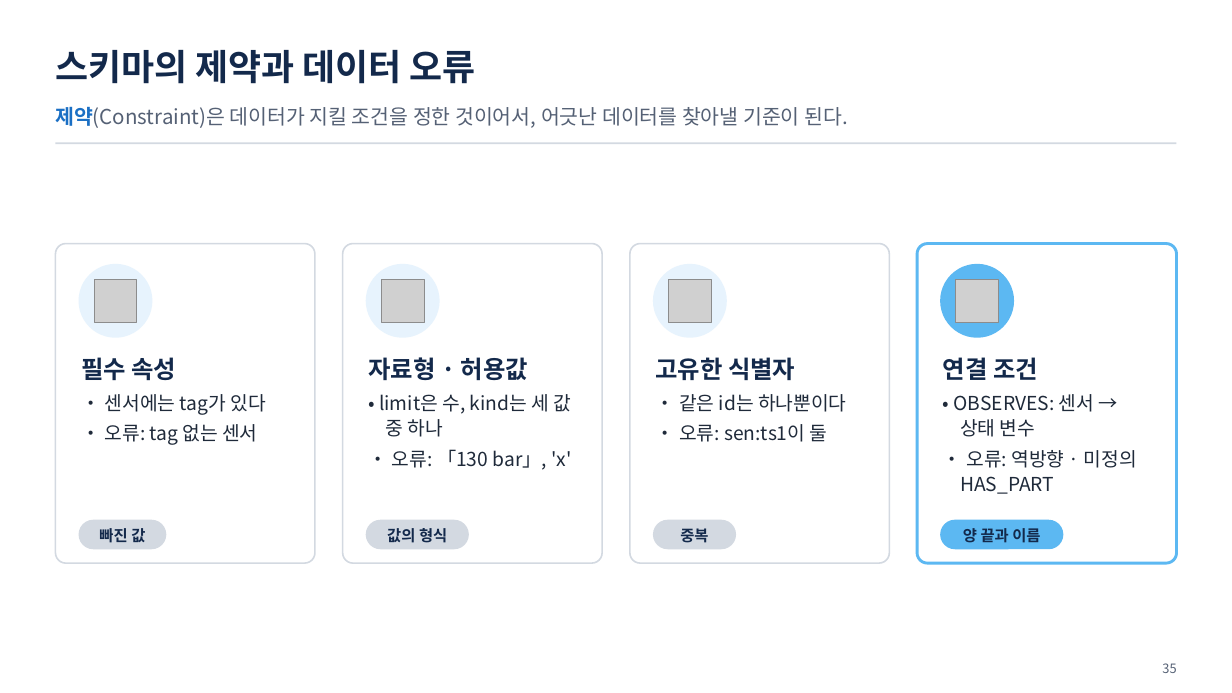
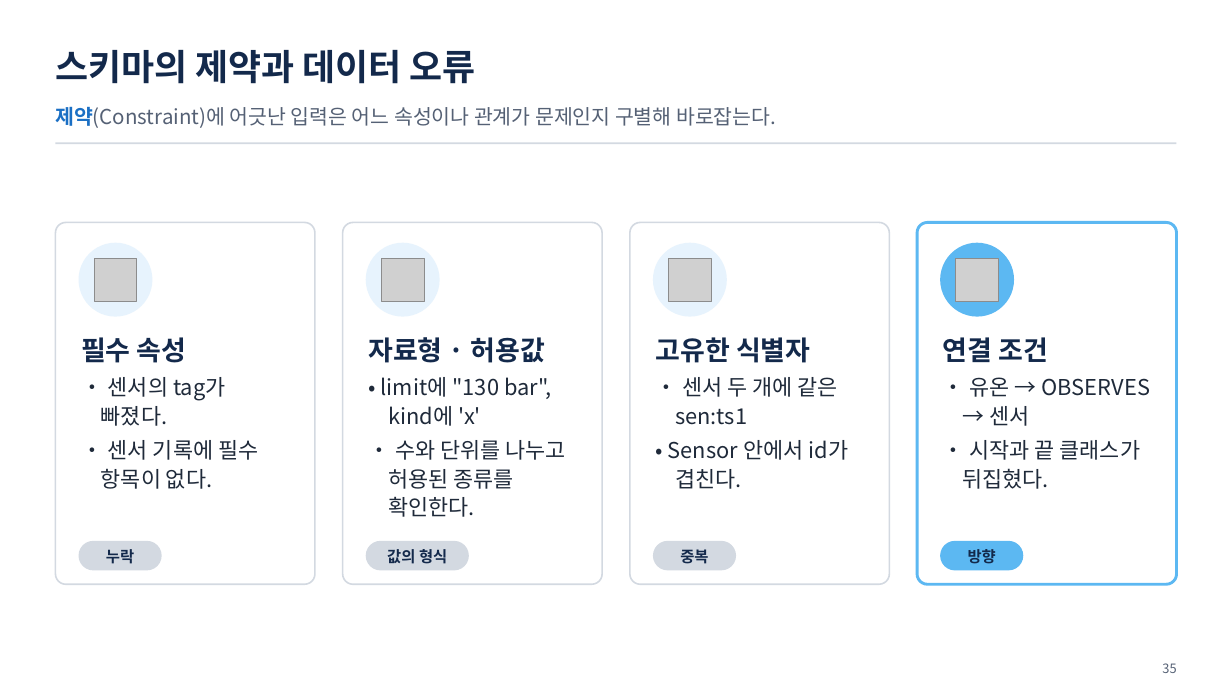
Before and after one commit to uengine-oss/hyd-iot-edu, a slide deck: slide 35 of workspace/강의제작/산출물/통합반/이론/02회차/통합반_02일차.pptx. Drawn at 1232x693 pixels with LibreOffice and Linux fonts; fonts in the diff are those of the drawing; grey boxes stand for pictures. Boxes give left, top, right and bottom in pixels: in the first picture for what was removed or moved away, otherwise in the second. Text is boxed around its words. In the diff, an @@ line names an element or a change of style, - is before the commit and + after.

```diff
--- a/workspace/강의제작/산출물/통합반/이론/02회차/통합반_02일차.pptx
+++ b/workspace/강의제작/산출물/통합반/이론/02회차/통합반_02일차.pptx
@@ text at [55,106,776,128]: text changed @@
-제약(Constraint)은 데이터가 지킬 조건을 정한 것이어서, 어긋난 데이터를 찾아낼 기준이 된다.
+제약(Constraint)에 어긋난 입력은 어느 속성이나 관계가 문제인지 구별해 바로잡는다.
@@ rounded rectangle: place and size @@
-rounded rectangle at [55,244,315,564]
+rounded rectangle at [55,223,315,585]
@@ rounded rectangle: place and size @@
-rounded rectangle at [343,244,603,564]
+rounded rectangle at [343,223,603,585]
@@ rounded rectangle: place and size @@
-rounded rectangle at [630,244,890,564]
+rounded rectangle at [630,223,890,585]
@@ rounded rectangle: place and size @@
-rounded rectangle at [917,244,1177,564]
+rounded rectangle at [917,223,1177,585]
@@ 4 pictures, 4 ellipses: place and size @@
-4 pictures, 4 ellipses at [79,264,1014,338]
+4 pictures, 4 ellipses at [79,243,1014,317]
@@ text "필수 속성": place and size @@
-text "필수 속성" at [81,357,265,445]
+text "필수 속성" at [81,337,258,489]
@@ text "자료형 · 허용값": place and size @@
-text "자료형 · 허용값" at [368,357,571,470]
+text "자료형 · 허용값" at [368,337,565,517]
@@ text "고유한 식별자": place and size @@
-text "고유한 식별자" at [656,357,846,442]
+text "고유한 식별자" at [656,337,849,489]
@@ text "연결 조건": place and size @@
-text "연결 조건" at [943,357,1137,494]
+text "연결 조건" at [943,337,1150,489]
@@ text at [81,337,187,363]: size 19 to 21 pt in "필수 속성" @@
@@ text at [368,337,545,363]: size 19 to 21 pt in "자료형 · 허용값" @@
@@ text at [656,337,810,363]: size 19 to 21 pt in "고유한 식별자" @@
@@ text at [943,337,1048,362]: size 19 to 21 pt in "연결 조건" @@
@@ text at [101,377,258,489]: text changed; size 15 to 17 pt @@
-• 센서에는 tag가 있다
-• 오류: tag 없는 센서
+• 센서의 tag가 빠졌다.
+• 센서 기록에 필수 항목이 없다.
@@ text at [381,377,565,517]: text changed; size 15 to 17 pt @@
-• limit은 수, kind는 세 값 중 하나
-• 오류: 「130 bar」, 'x'
+• limit에 "130 bar", kind에 'x'
+• 수와 단위를 나누고 허용된 종류를 확인한다.
@@ text at [668,377,849,489]: text changed; size 15 to 17 pt @@
-• 같은 id는 하나뿐이다
-• 오류: sen:ts1이 둘
+• 센서 두 개에 같은 sen:ts1
+• Sensor 안에서 id가 겹친다.
@@ text at [962,377,1150,489]: text changed; size 15 to 17 pt @@
-• OBSERVES: 센서 → 상태 변수
-• 오류: 역방향 · 미정의 HAS_PART
+• 유온 → OBSERVES → 센서
+• 시작과 끝 클래스가 뒤집혔다.
@@ rounded rectangle: place and size @@
-rounded rectangle at [79,519,166,549]
+rounded rectangle at [79,541,162,570]
@@ text at [106,549,134,564]: text changed @@
-빠진 값
+누락
@@ 2 texts, 2 rounded rectangles: place and size @@
-2 texts, 2 rounded rectangles at [366,519,737,549]
+2 texts, 2 rounded rectangles at [366,541,737,570]
@@ rounded rectangle: place and size @@
-rounded rectangle at [940,519,1063,549]
+rounded rectangle at [940,541,1023,570]
@@ text at [968,549,996,564]: text changed @@
-양 끝과 이름
+방향
```
Also in this commit, not shown: 7 other slides changed, 19 other files.
